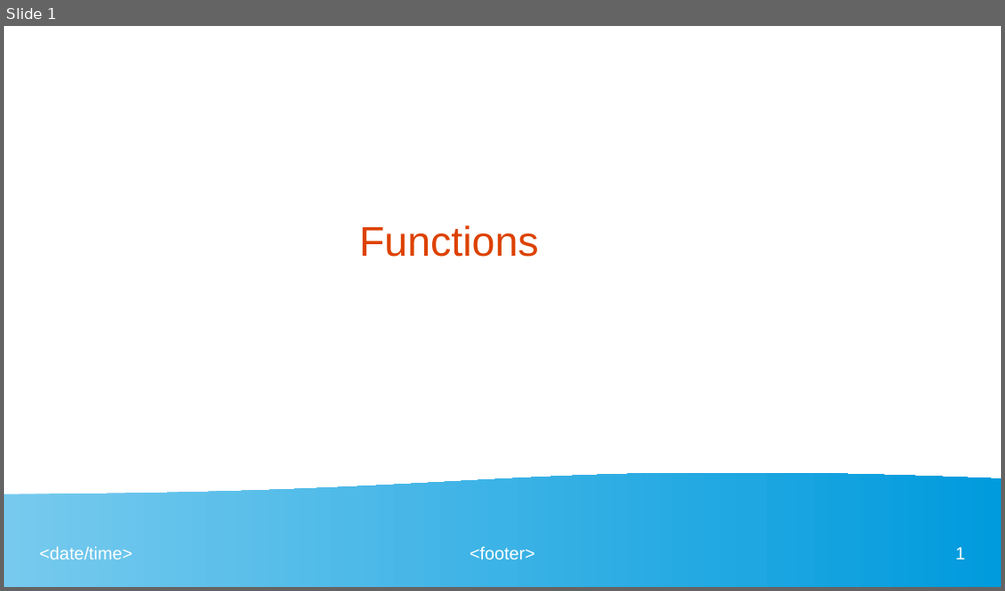
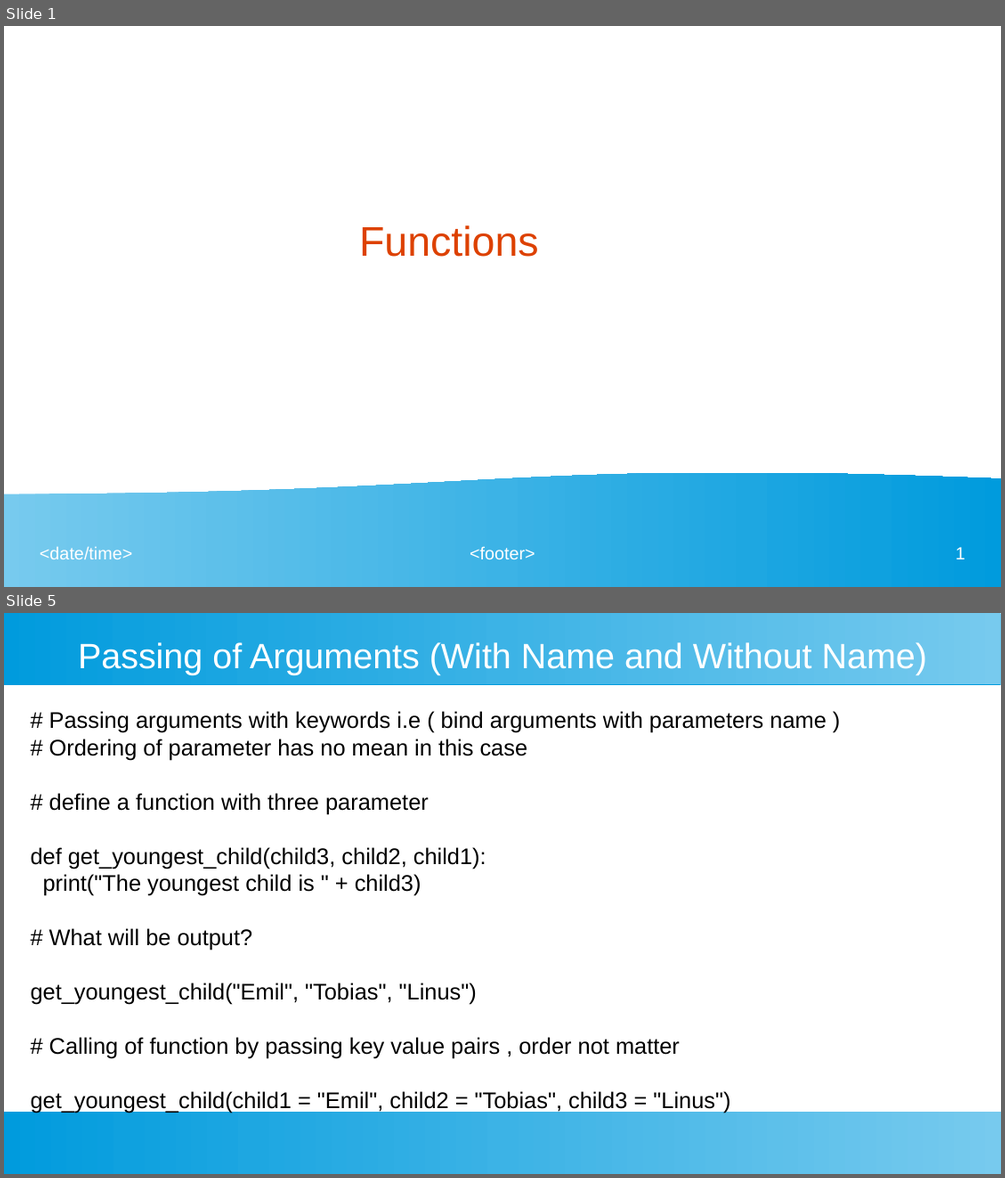
Before and after one commit to ashishjain1547/public_lessons_in_python, a slide deck: Ch 18 - Functions/Functions.odp. Shown one above the other, each under a label of ours: slide 1 before the commit, slides 1 and 5 after it; the slides between them are not shown. The pictures are 1005x591 and 1005x1178 pixels, drawn with LibreOffice and Linux fonts; fonts in the diff are those of the drawing. Boxes give left, top, right and bottom in pixels: in the first picture for what was removed or moved away, otherwise in the second. Text is boxed around its words. In the diff, an @@ line names an element or a change of style, - is before the commit and + after.

```diff
--- a/Ch 18 - Functions/Functions.odp
+++ b/Ch 18 - Functions/Functions.odp
@@ slide 5 added at (4, 613, 1001, 1174), background #FFFFFF @@
@@ rectangle added at (4, 613, 1001, 684), fill gradient #77CAEE to #75C9EE to #73C9ED to #71C8ED to #6FC7ED to #6EC6ED @@
@@ title added at (78, 642, 927, 675), 28 pt, text #FFFFFF @@
+Passing of Arguments (With Name and Without Name)
@@ text added at (31, 711, 826, 1112), 18 pt, text #000000 @@
+# Passing arguments with keywords i.e ( bind arguments with parameters name )
+# Ordering of parameter has no mean in this case
+# define a function with three parameter
+def get_youngest_child(child3, child2, child1):
+print("The youngest child is " + child3)
+# What will be output?
+get_youngest_child("Emil", "Tobias", "Linus")
+# Calling of function by passing key value pairs , order not matter
+get_youngest_child(child1 = "Emil", child2 = "Tobias", child3 = "Linus")
@@ rectangle added at (4, 1111, 1001, 1174), fill gradient #77CAEE to #75C9EE to #73C9ED to #71C8ED to #6FC7ED to #6EC6ED @@
```
Also in this commit, not shown: 3 slides changed, 1 other slide added, 23 other files.
